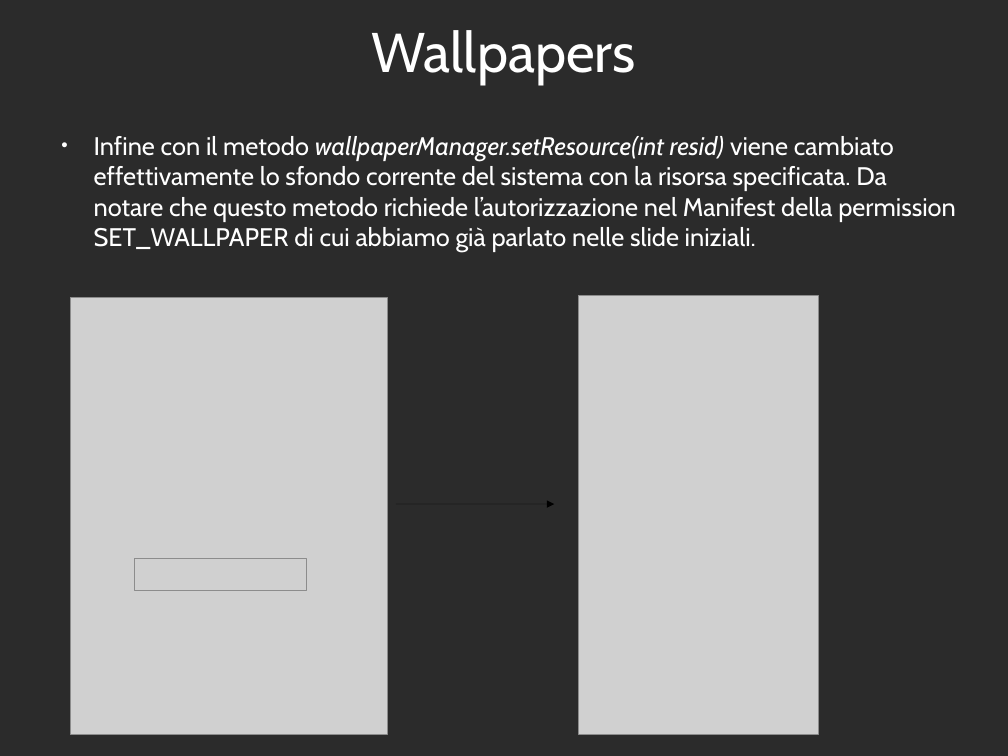
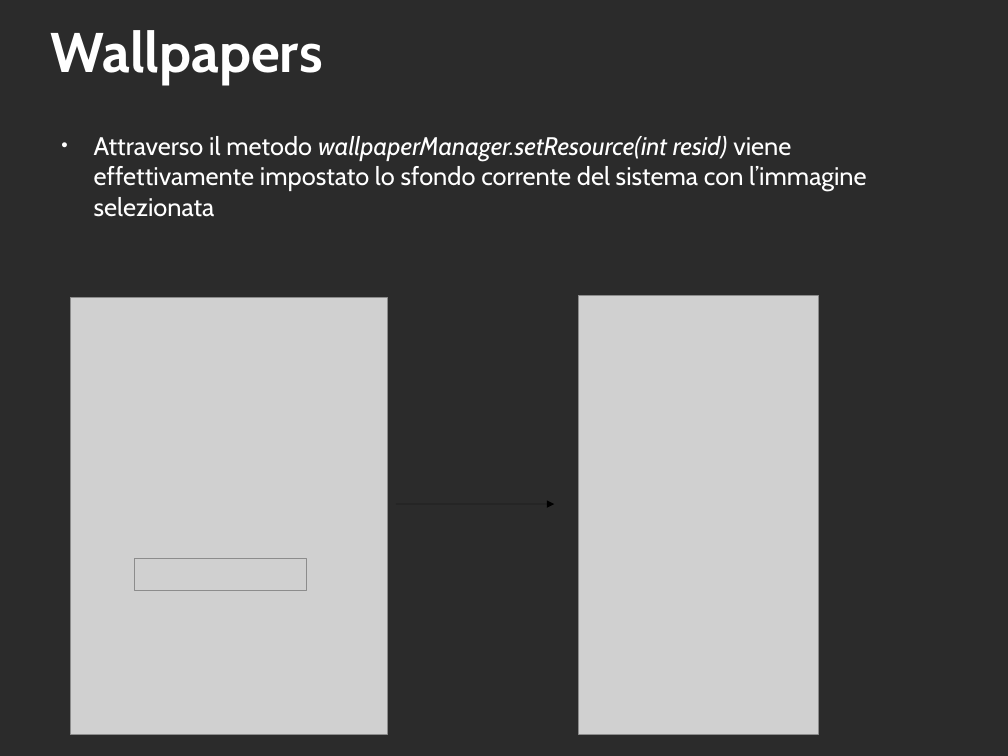
Before and after one commit to 0088024/Wallpaper_v4, a slide deck: slide 17 of ESONERO_WALLPAPERS_FPR-IOL2018(2).odp (slide 21 before the commit). Drawn at 1008x756 pixels with LibreOffice and Linux fonts; fonts in the diff are those of the drawing; grey boxes stand for pictures; background and template pictures are left out; a plain dark background stands for a picture behind light text. Boxes give left, top, right and bottom in pixels: in the first picture for what was removed or moved away, otherwise in the second. Text is boxed around its words. In the diff, an @@ line names an element or a change of style, - is before the commit and + after.

Commit message:
migliorata grafica e inserita messaggio toast impostazione sfondo riuscita

```diff
--- a/ESONERO_WALLPAPERS_FPR-IOL2018(2).odp
+++ b/ESONERO_WALLPAPERS_FPR-IOL2018(2).odp
@@ title "Wallpapers" at (50,30,322,85): bold on; alignment centre to left @@
@@ text at (94,136,866,217): text changed @@
-● Infine con il metodo wallpaperManager.setResource(int resid) viene cambiato effettivamente lo sfondo corrente del sistema con la risorsa specificata. Da notare che questo metodo richiede l’autorizzazione nel Manifest della permission SET_WALLPAPER di cui abbiamo già parlato nelle slide iniziali.
+● Attraverso il metodo wallpaperManager.setResource(int resid) viene effettivamente impostato lo sfondo corrente del sistema con l’immagine selezionata
```
Also in this commit, not shown: 16 other slides changed, 2 slides added, 12 slides removed.
